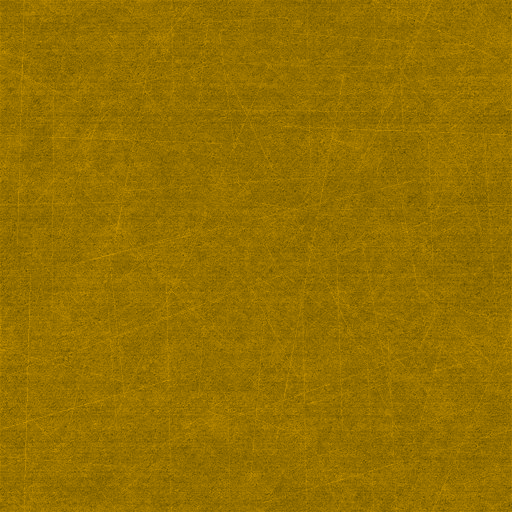
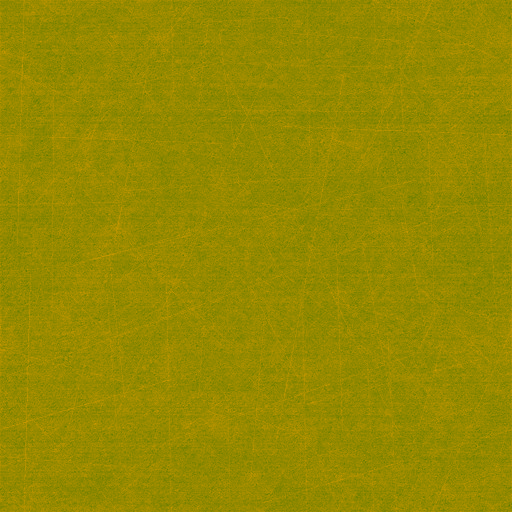
The second (512, 512) image is a revision of the first. Changes to its layers:
"Layer #1": opacity 31% → 73% over [0, 0, 512, 512]
